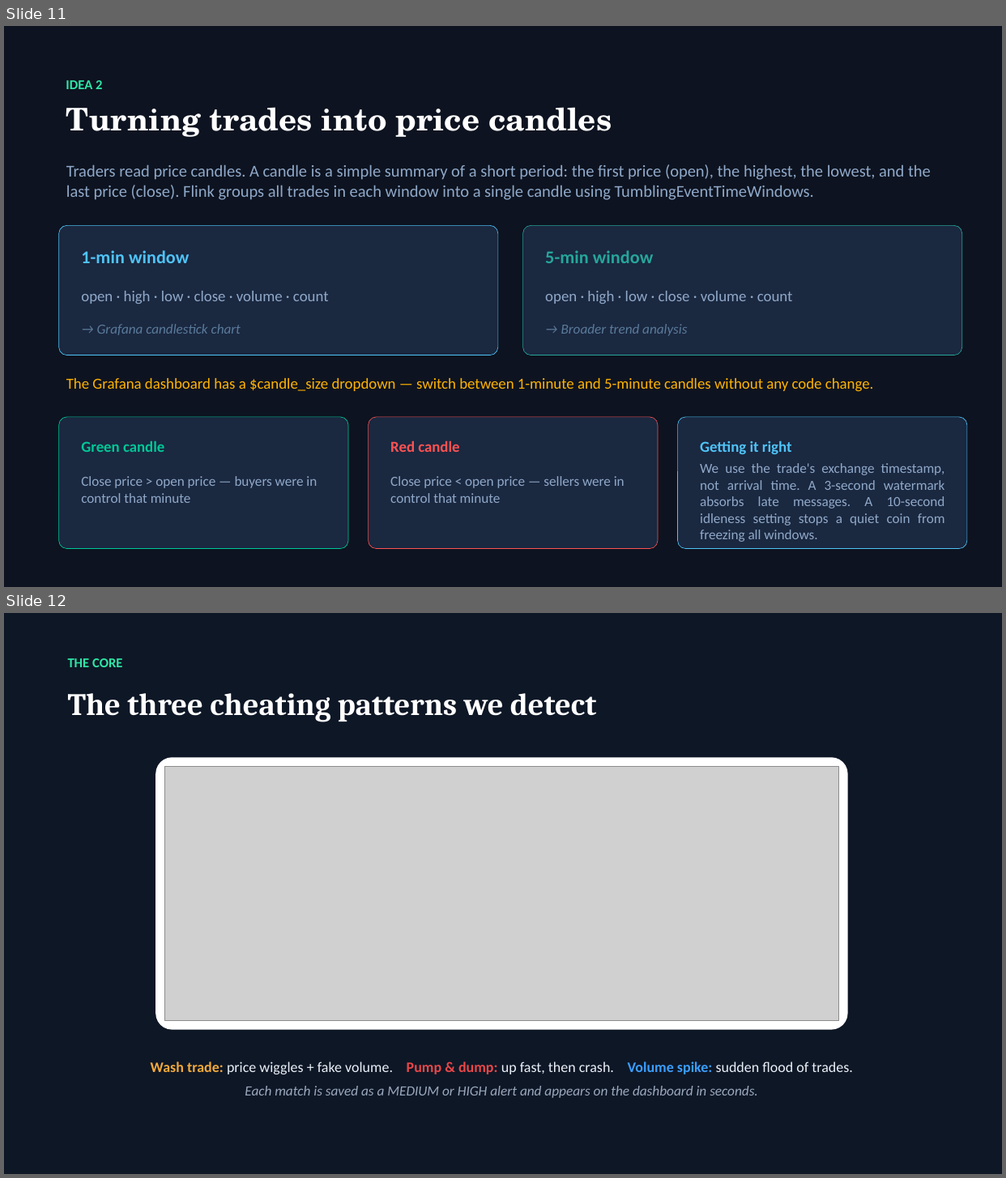
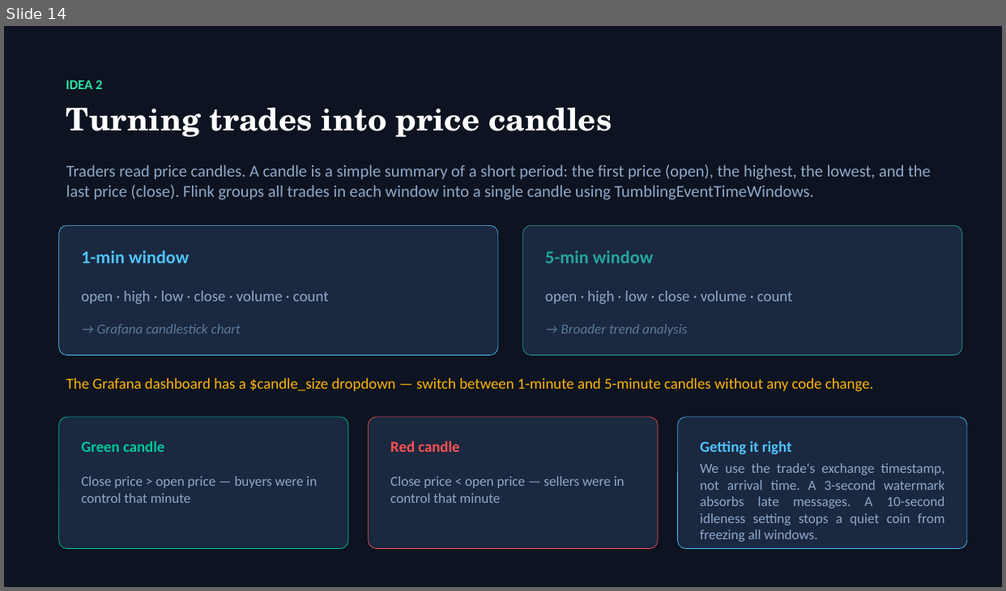
Before and after one commit to kodandachalla/RTBDP_Project, a slide deck: Proposal_Report_Presentation/RTBDP_Presentation_Kodanda_Challa.pptx. Shown one above the other, each under a label of ours: slides 11 and 12 before the commit, slide 14 after it. The pictures are 1006x1178 and 1006x591 pixels, drawn with LibreOffice and Linux fonts; fonts in the diff are those of the drawing; grey boxes stand for pictures. Boxes give left, top, right and bottom in pixels: in the first picture for what was removed or moved away, otherwise in the second. Text is boxed around its words. In the diff, an @@ line names an element or a change of style, - is before the commit and + after.

```diff
--- a/Proposal_Report_Presentation/RTBDP_Presentation_Kodanda_Challa.pptx
+++ b/Proposal_Report_Presentation/RTBDP_Presentation_Kodanda_Challa.pptx
@@ slide 12 removed at (4,613,1002,1174), background #FFFFFF @@
@@ rectangle removed at (4,613,1002,1174) @@
@@ text removed at (68,658,122,667) @@
-THE CORE
@@ text removed at (68,693,596,722) @@
-The three cheating patterns we detect
@@ rounded rectangle removed at (156,757,849,1030) @@
@@ picture removed at (165,766,839,1021) @@
@@ text removed at (151,1062,852,1098) @@
-Wash trade: price wiggles + fake volume. Pump & dump: up fast, then crash. Volume spike: sudden flood of trades.
-Each match is saved as a MEDIUM or HIGH alert and appears on the dashboard in seconds.
@@ what was slide 11 is now slide 14 @@
```
Also in this commit, not shown: 5 slides changed, 1 slide added, 10 other files.
